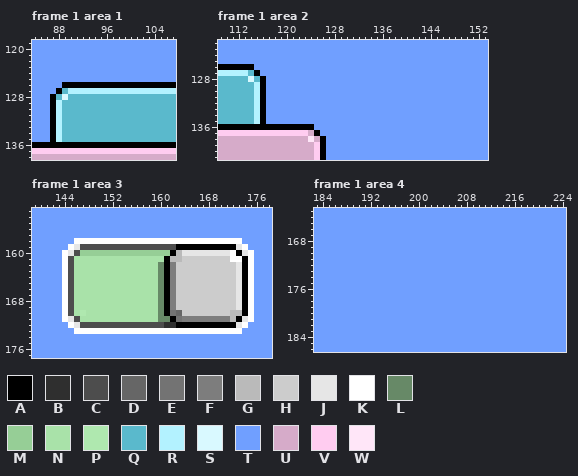
File history of a pixel-art file, resources/test/test.aseprite. The picture above was drawn from the file before the commit.
512x512 pixels, 2 frames. Colours within 5 levels of each other are drawn and written as one. Shown: frame 1 area 1: x 84..107, y 119..138; frame 1 area 2: x 109..153, y 122..141; frame 1 area 3: x 139..178, y 153..177; frame 1 area 4: x 183..224, y 163..186. The commit also changed other frames or places, which this record leaves out.
Palette (. is transparent): A #000000  B #2f2f2f  C #4d4d4d  D #666666  E #737373  F #7d7d7d  G #bababa  H #cccccc  J #e6e6e6  K #ffffff  L #678967  M #96ce96  N #a9e2a9  P #afe8af  Q #5ab9cc  R #b3f2ff  S #d9f9ff  T #709fff  U #d6abc9  V #ffccf0  W #ffe6f8
Pixels before, frame 1 area 1, first column x 84:
119 TTTTTTTTTTTTTTTTTTTTTTTT
120 TTTTTTTTTTTTTTTTTTTTTTTT
121 TTTTTTTTTTTTTTTTTTTTTTTT
122 TTTTTTTTTTTTTTTTTTTTTTTT
123 TTTTTTTTTTTTTTTTTTTTTTTT
124 TTTTTTTTTTTTTTTTTTTTTTTT
125 TTTTTTTTTTTTTTTTTTTTTTTT
126 TTTTTAAAAAAAAAAAAAAAAAAA
127 TTTTAQRRRRRRRRRRRRRRRRRR
128 TTTAQSQQQQQQQQQQQQQQQQQQ
129 TTTARQQQQQQQQQQQQQQQQQQQ
130 TTTARQQQQQQQQQQQQQQQQQQQ
131 TTTARQQQQQQQQQQQQQQQQQQQ
132 TTTARQQQQQQQQQQQQQQQQQQQ
133 TTTARQQQQQQQQQQQQQQQQQQQ
134 TTTARQQQQQQQQQQQQQQQQQQQ
135 TTTARQQQQQQQQQQQQQQQQQQQ
136 AAAAAAAAAAAAAAAAAAAAAAAA
137 VVVVVVVVVVVVVVVVVVVVVVVV
138 UUUUUUUUUUUUUUUUUUUUUUUU
Pixels before, frame 1 area 2, first column x 109:
122 TTTTTTTTTTTTTTTTTTTTTTTTTTTTTTTTTTTTTTTTTTTTT
123 TTTTTTTTTTTTTTTTTTTTTTTTTTTTTTTTTTTTTTTTTTTTT
124 TTTTTTTTTTTTTTTTTTTTTTTTTTTTTTTTTTTTTTTTTTTTT
125 TTTTTTTTTTTTTTTTTTTTTTTTTTTTTTTTTTTTTTTTTTTTT
126 AAAAAATTTTTTTTTTTTTTTTTTTTTTTTTTTTTTTTTTTTTTT
127 RRRRRQATTTTTTTTTTTTTTTTTTTTTTTTTTTTTTTTTTTTTT
128 QQQQQSQATTTTTTTTTTTTTTTTTTTTTTTTTTTTTTTTTTTTT
129 QQQQQQRATTTTTTTTTTTTTTTTTTTTTTTTTTTTTTTTTTTTT
130 QQQQQQRATTTTTTTTTTTTTTTTTTTTTTTTTTTTTTTTTTTTT
131 QQQQQQRATTTTTTTTTTTTTTTTTTTTTTTTTTTTTTTTTTTTT
132 QQQQQQRATTTTTTTTTTTTTTTTTTTTTTTTTTTTTTTTTTTTT
133 QQQQQQRATTTTTTTTTTTTTTTTTTTTTTTTTTTTTTTTTTTTT
134 QQQQQQRATTTTTTTTTTTTTTTTTTTTTTTTTTTTTTTTTTTTT
135 QQQQQQRATTTTTTTTTTTTTTTTTTTTTTTTTTTTTTTTTTTTT
136 AAAAAAAAAAAAAAAATTTTTTTTTTTTTTTTTTTTTTTTTTTTT
137 VVVVVVVVVVVVVVVUATTTTTTTTTTTTTTTTTTTTTTTTTTTT
138 UUUUUUUUUUUUUUUWUATTTTTTTTTTTTTTTTTTTTTTTTTTT
139 UUUUUUUUUUUUUUUUVATTTTTTTTTTTTTTTTTTTTTTTTTTT
140 UUUUUUUUUUUUUUUUVATTTTTTTTTTTTTTTTTTTTTTTTTTT
141 UUUUUUUUUUUUUUUUVATTTTTTTTTTTTTTTTTTTTTTTTTTT
Pixels before, frame 1 area 3, first column x 139:
153 TTTTTTTTTTTTTTTTTTTTTTTTTTTTTTTTTTTTTTTT
154 TTTTTTTTTTTTTTTTTTTTTTTTTTTTTTTTTTTTTTTT
155 TTTTTTTTTTTTTTTTTTTTTTTTTTTTTTTTTTTTTTTT
156 TTTTTTTTTTTTTTTTTTTTTTTTTTTTTTTTTTTTTTTT
157 TTTTTTTTTTTTTTTTTTTTTTTTTTTTTTTTTTTTTTTT
158 TTTTTTTKKKKKKKKKKKKKKKKKKKKKKKKKKKKTTTTT
159 TTTTTTKJCCCCCCCCCCCCCCCCAAAAAAAAAAJKTTTT
160 TTTTTKJCMMMMMMMMMMMMMMMAGJJJJJJJJKAJKTTT
161 TTTTTKCNNNNNNNNNNNNNNNAGGHHHHHHHHKKAKTTT
162 TTTTTKCNNNNNNNNNNNNNNLAFHHHHHHHHHHJAKTTT
163 TTTTTKCNNNNNNNNNNNNNNLAFHHHHHHHHHHJAKTTT
164 TTTTTKCNNNNNNNNNNNNNNLAFHHHHHHHHHHJAKTTT
165 TTTTTKCNNNNNNNNNNNNNNLAFHHHHHHHHHHJAKTTT
166 TTTTTKCNNNNNNNNNNNNNNLAFHHHHHHHHHHJAKTTT
167 TTTTTKCNNNNNNNNNNNNNNLAFHHHHHHHHHHJAKTTT
168 TTTTTKCNNNNNNNNNNNNNNLAFHHHHHHHHHHJAKTTT
169 TTTTTKCNNNNNNNNNNNNNNLAFHHHHHHHHHHJAKTTT
170 TTTTTKCNPNNNNNNNNNNNNLAEDHHHHHHHHGGAKTTT
171 TTTTTKJCNNNNNNNNNNNNNLLAEFFFFFFFFGAJKTTT
172 TTTTTTKJCCCCCCCCCCCCCCBBAAAAAAAAAAJKTTTT
173 TTTTTTTKKKKKKKKKKKKKKKKKKKKKKKKKKKKTTTTT
174 TTTTTTTTTTTTTTTTTTTTTTTTTTTTTTTTTTTTTTTT
175 TTTTTTTTTTTTTTTTTTTTTTTTTTTTTTTTTTTTTTTT
176 TTTTTTTTTTTTTTTTTTTTTTTTTTTTTTTTTTTTTTTT
177 TTTTTTTTTTTTTTTTTTTTTTTTTTTTTTTTTTTTTTTT
Pixels before, frame 1 area 4, first column x 183:
163 TTTTTTTTTTTTTTTTTTTTTTTTTTTTTTTTTTTTTTTTTT
164 TTTTTTTTTTTTTTTTTTTTTTTTTTTTTTTTTTTTTTTTTT
165 TTTTTTTTTTTTTTTTTTTTTTTTTTTTTTTTTTTTTTTTTT
166 TTTTTTTTTTTTTTTTTTTTTTTTTTTTTTTTTTTTTTTTTT
167 TTTTTTTTTTTTTTTTTTTTTTTTTTTTTTTTTTTTTTTTTT
168 TTTTTTTTTTTTTTTTTTTTTTTTTTTTTTTTTTTTTTTTTT
169 TTTTTTTTTTTTTTTTTTTTTTTTTTTTTTTTTTTTTTTTTT
170 TTTTTTTTTTTTTTTTTTTTTTTTTTTTTTTTTTTTTTTTTT
171 TTTTTTTTTTTTTTTTTTTTTTTTTTTTTTTTTTTTTTTTTT
172 TTTTTTTTTTTTTTTTTTTTTTTTTTTTTTTTTTTTTTTTTT
173 TTTTTTTTTTTTTTTTTTTTTTTTTTTTTTTTTTTTTTTTTT
174 TTTTTTTTTTTTTTTTTTTTTTTTTTTTTTTTTTTTTTTTTT
175 TTTTTTTTTTTTTTTTTTTTTTTTTTTTTTTTTTTTTTTTTT
176 TTTTTTTTTTTTTTTTTTTTTTTTTTTTTTTTTTTTTTTTTT
177 TTTTTTTTTTTTTTTTTTTTTTTTTTTTTTTTTTTTTTTTTT
178 TTTTTTTTTTTTTTTTTTTTTTTTTTTTTTTTTTTTTTTTTT
179 TTTTTTTTTTTTTTTTTTTTTTTTTTTTTTTTTTTTTTTTTT
180 TTTTTTTTTTTTTTTTTTTTTTTTTTTTTTTTTTTTTTTTTT
181 TTTTTTTTTTTTTTTTTTTTTTTTTTTTTTTTTTTTTTTTTT
182 TTTTTTTTTTTTTTTTTTTTTTTTTTTTTTTTTTTTTTTTTT
183 TTTTTTTTTTTTTTTTTTTTTTTTTTTTTTTTTTTTTTTTTT
184 TTTTTTTTTTTTTTTTTTTTTTTTTTTTTTTTTTTTTTTTTT
185 TTTTTTTTTTTTTTTTTTTTTTTTTTTTTTTTTTTTTTTTTT
186 TTTTTTTTTTTTTTTTTTTTTTTTTTTTTTTTTTTTTTTTTT
New version:
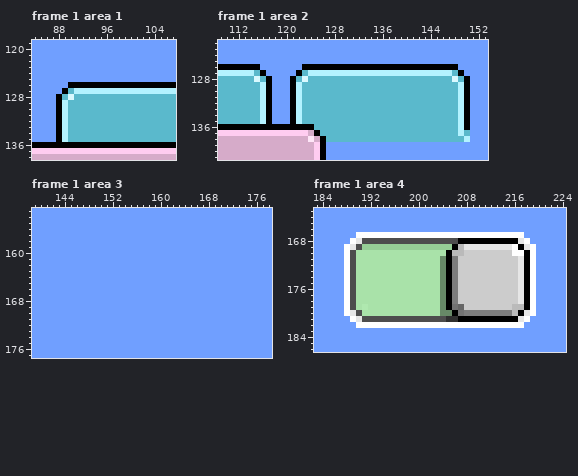
Edits made:
layer "tabs/tab #3" added
Frame 1 area 1, layers "tabs/tab #2", "tabs/tab":
y 126: x 89 A -> T
y 127: x 88..90 AQR -> TAQ
y 128: x 87..90 AQSQ -> TAQS
y 129..135: x 87..89 ARQ -> TAR
Frame 1 area 2, layers "tabs/tab #3", "tabs/tab #2":
y 126: x 115 T -> A; x 123..148 TTTTTTTTTTTTTTTTTTTTTTTTTT -> AAAAAAAAAAAAAAAAAAAAAAAAAA
y 127: x 114..116 QAT -> RQA; x 122..149 TTTTTTTTTTTTTTTTTTTTTTTTTTTT -> AQRRRRRRRRRRRRRRRRRRRRRRRRQA
y 128: x 114..117 SQAT -> QSQA; x 121..150 TTTTTTTTTTTTTTTTTTTTTTTTTTTTTT -> AQSQQQQQQQQQQQQQQQQQQQQQQQQSQA
y 129..135: x 115..117 RAT -> QRA; x 121..150 TTTTTTTTTTTTTTTTTTTTTTTTTTTTTT -> ARQQQQQQQQQQQQQQQQQQQQQQQQQQRA
y 136: x 125..150 TTTTTTTTTTTTTTTTTTTTTTTTTT -> QQQQQQQQQQQQQQQQQQQQQQQQRA
y 137: x 126..150 TTTTTTTTTTTTTTTTTTTTTTTTT -> QQQQQQQQQQQQQQQQQQQQQQQRQ
y 138: x 127..150 TTTTTTTTTTTTTTTTTTTTTTTT -> QQQQQQQQQQQQQQQQQQQQQQQR
Frame 1 area 3, layers "switch/button", "switch/color", "switch/bg":
y 158: x 146..173 KKKKKKKKKKKKKKKKKKKKKKKKKKKK -> TTTTTTTTTTTTTTTTTTTTTTTTTTTT
y 159: x 145..174 KJCCCCCCCCCCCCCCCCAAAAAAAAAAJK -> TTTTTTTTTTTTTTTTTTTTTTTTTTTTTT
y 160: x 144..175 KJCMMMMMMMMMMMMMMMAGJJJJJJJJKAJK -> TTTTTTTTTTTTTTTTTTTTTTTTTTTTTTTT
y 161: x 144..175 KCNNNNNNNNNNNNNNNAGGHHHHHHHHKKAK -> TTTTTTTTTTTTTTTTTTTTTTTTTTTTTTTT
y 162..169: x 144..175 KCNNNNNNNNNNNNNNLAFHHHHHHHHHHJAK -> TTTTTTTTTTTTTTTTTTTTTTTTTTTTTTTT
y 170: x 144..175 KCNPNNNNNNNNNNNNLAEDHHHHHHHHGGAK -> TTTTTTTTTTTTTTTTTTTTTTTTTTTTTTTT
y 171: x 144..175 KJCNNNNNNNNNNNNNLLAEFFFFFFFFGAJK -> TTTTTTTTTTTTTTTTTTTTTTTTTTTTTTTT
y 172: x 145..174 KJCCCCCCCCCCCCCCBBAAAAAAAAAAJK -> TTTTTTTTTTTTTTTTTTTTTTTTTTTTTT
y 173: x 146..173 KKKKKKKKKKKKKKKKKKKKKKKKKKKK -> TTTTTTTTTTTTTTTTTTTTTTTTTTTT
Frame 1 area 4, layers "switch/button", "switch/color", "switch/bg":
y 167: x 190..217 TTTTTTTTTTTTTTTTTTTTTTTTTTTT -> KKKKKKKKKKKKKKKKKKKKKKKKKKKK
y 168: x 189..218 TTTTTTTTTTTTTTTTTTTTTTTTTTTTTT -> KJCCCCCCCCCCCCCCCCAAAAAAAAAAJK
y 169: x 188..219 TTTTTTTTTTTTTTTTTTTTTTTTTTTTTTTT -> KJCMMMMMMMMMMMMMMMAGJJJJJJJJKAJK
y 170: x 188..219 TTTTTTTTTTTTTTTTTTTTTTTTTTTTTTTT -> KCNNNNNNNNNNNNNNNAGGHHHHHHHHKKAK
y 171..178: x 188..219 TTTTTTTTTTTTTTTTTTTTTTTTTTTTTTTT -> KCNNNNNNNNNNNNNNLAFHHHHHHHHHHJAK
y 179: x 188..219 TTTTTTTTTTTTTTTTTTTTTTTTTTTTTTTT -> KCNPNNNNNNNNNNNNLAEDHHHHHHHHGGAK
y 180: x 188..219 TTTTTTTTTTTTTTTTTTTTTTTTTTTTTTTT -> KJCNNNNNNNNNNNNNLLAEFFFFFFFFGAJK
y 181: x 189..218 TTTTTTTTTTTTTTTTTTTTTTTTTTTTTT -> KJCCCCCCCCCCCCCCBBAAAAAAAAAAJK
y 182: x 190..217 TTTTTTTTTTTTTTTTTTTTTTTTTTTT -> KKKKKKKKKKKKKKKKKKKKKKKKKKKK
Pixel boxes of the changes (left, top, right, bottom) in both pictures:
changed: (50, 82, 74, 142)
changed: (248, 64, 272, 124)
changed: (290, 64, 470, 142)
changed: (62, 238, 254, 334)
changed: (344, 232, 536, 328)
